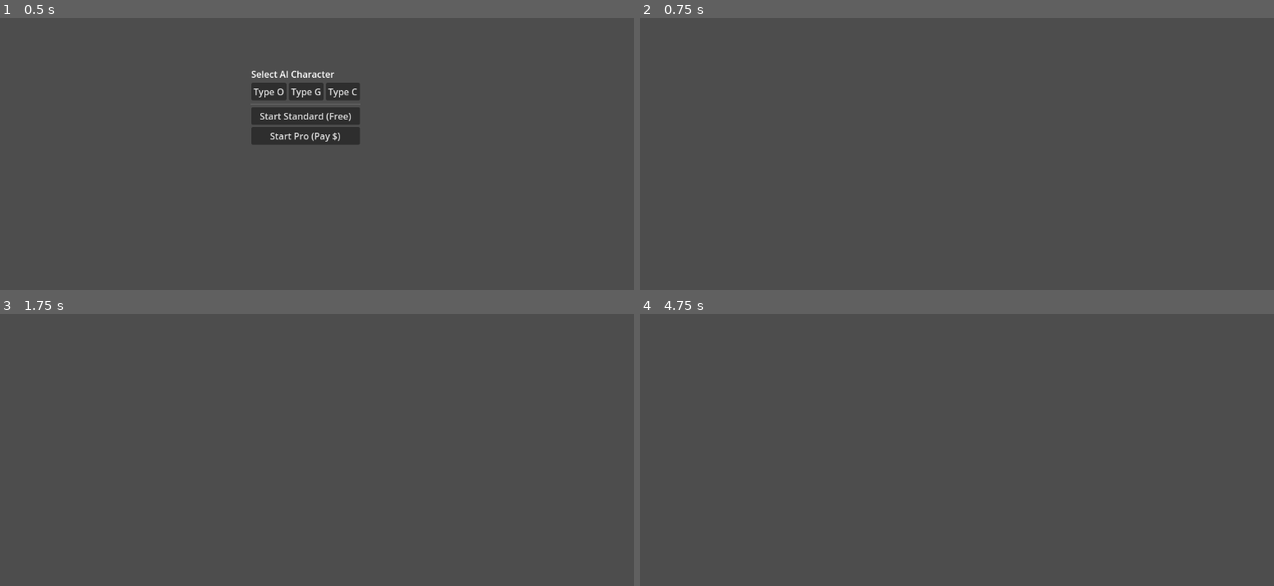
Above: before the commit, frames 1-4 (two rows, left to right).
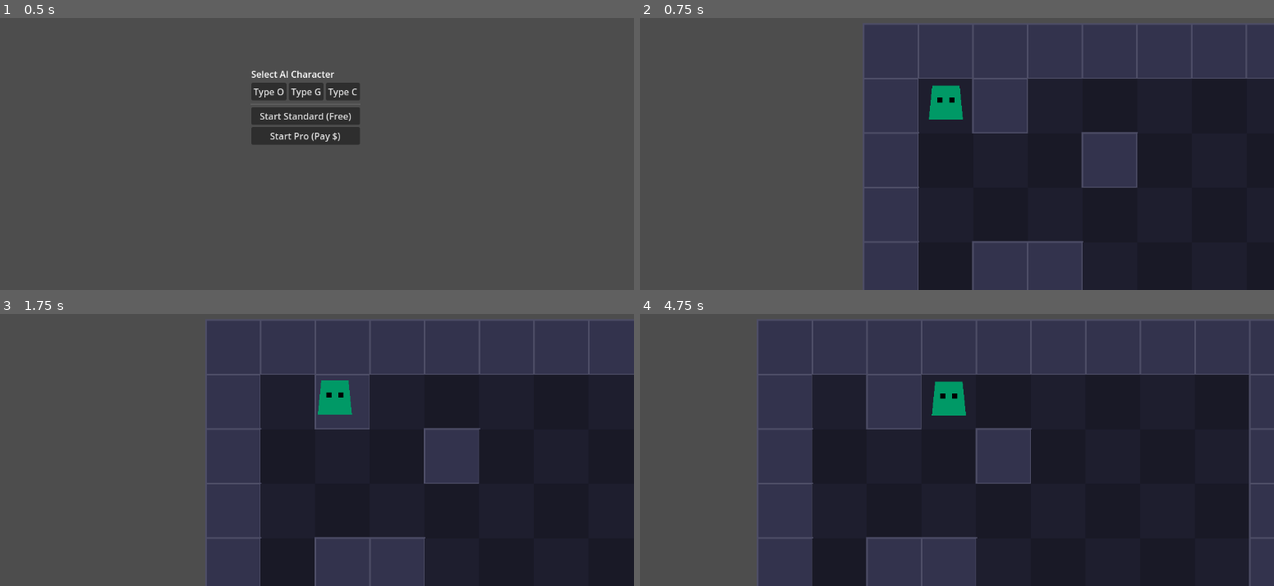
Above: after the commit, the same moments.

Repository: Naoki-kubo64/AI-Action
Game: Godot game, scene res://scenes/main_menu.tscn
Two runs of this game, one before a commit and one after it. Both use one fixed random seed, a clock stepped at 60 frames per second and the inputs below.
Inputs:
- Up to frame 1 (0.5 s): no input
- Up to frame 2 (0.75 s): click "Start Standard (Free)" at 0.5 s
- Up to frame 3 (1.75 s): tap Enter at 1.25 s
- Up to frame 4 (4.75 s): tap Space at 2.75 s; tap Enter at 3.5 s

Frame 1 is identical in both runs. In frame 2, 62% of the frame differs, in the area x 35-100%, y 2-100%; in frame 3, 65%; in frame 4, 78%, in the area x 18-100%, y 2-100%.

Commit message:
feat: add procedural level generator and player visuals

Diff:
--- a/scenes/game.tscn
+++ b/scenes/game.tscn
@@ -1,20 +1,26 @@
-[gd_scene load_steps=5 format=3 uid="uid://gamescene456"]
+[gd_scene load_steps=6 format=3 uid="uid://gamescene456"]
 
 [ext_resource type="Script" path="res://scripts/controllers/game_controller.gd" id="1_gc"]
 [ext_resource type="Script" path="res://scripts/controllers/player_controller.gd" id="2_pc"]
-[ext_resource type="Texture2D" uid="uid://bshk8j4m2d3f" path="res://icon.svg" id="3_icon"]
 [ext_resource type="Script" path="res://scripts/ui/retry_dialog.gd" id="4_retry"]
+[ext_resource type="Script" path="res://scripts/utils/level_generator.gd" id="5_lg"]
 
 [node name="GameScene" type="Node2D"]
 script = ExtResource("1_gc")
 
+[node name="LevelRoot" type="Node2D" parent="."]
+
+[node name="LevelGenerator" type="Node" parent="."]
+script = ExtResource("5_lg")
+
 [node name="Player" type="CharacterBody2D" parent="."]
-position = Vector2(100, 100)
+z_index = 10
+position = Vector2(96, 96)
 script = ExtResource("2_pc")
 
-[node name="Sprite2D" type="Sprite2D" parent="Player"]
-scale = Vector2(0.5, 0.5)
-texture = ExtResource("3_icon")
+[node name="Camera2D" type="Camera2D" parent="Player"]
+zoom = Vector2(1.5, 1.5)
+position_smoothing_enabled = true
 
 [node name="CanvasLayer" type="CanvasLayer" parent="."]
 
--- a/scripts/controllers/game_controller.gd
+++ b/scripts/controllers/game_controller.gd
@@ -20,6 +20,13 @@
 		player.modulate = profile.base_color
 
 	LLMService.response_received.connect(_on_llm_response)
+
+	# Generate Level
+	var level_gen = $LevelGenerator
+	var start_pos = level_gen.generate_level($LevelRoot)
+	player.position = start_pos
+	player.target_position = start_pos
+
 	start_turn()
 
 func start_turn():
--- a/scripts/controllers/player_controller.gd
+++ b/scripts/controllers/player_controller.gd
@@ -1,19 +1,61 @@
 extends CharacterBody2D
 class_name PlayerController
 
-@export var move_speed: float = 200.0
+@export var move_speed: float = 300.0
 var target_position: Vector2
 
 func _ready():
+	_setup_visuals()
 	target_position = position
 
 func _physics_process(delta):
-	if position.distance_to(target_position) > 5.0:
+	if position.distance_to(target_position) > 2.0:
 		velocity = position.direction_to(target_position) * move_speed
 		move_and_slide()
+		# Simple bobbing animation
+		$Visuals.position.y = sin(Time.get_ticks_msec() * 0.01) * 5.0
 	else:
 		velocity = Vector2.ZERO
+		position = target_position # Snap to grid
+		$Visuals.position.y = lerp($Visuals.position.y, 0.0, delta * 5.0)
 
 func move_relative(direction: Vector2):
-	# 格子状移動を想定 (例: 1マス=64px)
+	# 格子状移動 64px
 	target_position += direction * 64.0
+	# Rotate visuals to face direction
+	if direction.x != 0:
+		$Visuals.scale.x = sign(direction.x)
+
+func _setup_visuals():
+	# Create a simple robot character using Polygon2D if not already existing
+	if has_node("Visuals"): return
+
+	var visuals = Node2D.new()
+	visuals.name = "Visuals"
+	add_child(visuals)
+
+	# Body
+	var body = Polygon2D.new()
+	body.polygon = PackedVector2Array([
+		Vector2(-16, -24), Vector2(16, -24),
+		Vector2(20, 16), Vector2(-20, 16)
+	])
+	body.color = Color.WHITE # Will be tinted by modulate
+	visuals.add_child(body)
+
+	# Eyes
+	var left_eye = Polygon2D.new()
+	left_eye.polygon = PackedVector2Array([
+		Vector2(-10, -10), Vector2(-4, -10),
+		Vector2(-4, -4), Vector2(-10, -4)
+	])
+	left_eye.color = Color.BLACK
+	visuals.add_child(left_eye)
+
+	var right_eye = Polygon2D.new()
+	right_eye.polygon = PackedVector2Array([
+		Vector2(4, -10), Vector2(10, -10),
+		Vector2(10, -4), Vector2(4, -4)
+	])
+	right_eye.color = Color.BLACK
+	visuals.add_child(right_eye)
--- /dev/null
+++ b/scripts/utils/level_generator.gd
@@ -0,0 +1,73 @@
+extends Node
+class_name LevelGenerator
+
+@export var level_width: int = 10
+@export var level_height: int = 10
+@export var cell_size: int = 64
+
+# Simple level data: 0 = Floor, 1 = Wall, 2 = Goal, 3 = Start
+var grid_data: Array = []
+
+func _ready():
+	pass
+
+func generate_level(root_node: Node2D) -> Vector2:
+	# Clear previous level
+	for child in root_node.get_children():
+		child.queue_free()
+
+	grid_data.clear()
+	var start_pos = Vector2.ZERO
+
+	for y in range(level_height):
+		var row = []
+		for x in range(level_width):
+			# Simple logic: Border is wall, random obstacles inside
+			if x == 0 or x == level_width - 1 or y == 0 or y == level_height - 1:
+				row.append(1) # Wall
+			elif (x == 1 and y == 1):
+				row.append(3) # Start
+				start_pos = Vector2(x, y) * cell_size + Vector2(cell_size/2, cell_size/2)
+			elif x == level_width - 2 and y == level_height - 2:
+				row.append(2) # Goal
+			else:
+				if randf() < 0.2:
+					row.append(1) # Wall
+				else:
+					row.append(0) # Floor
+		grid_data.append(row)
+
+	_instantiate_visuals(root_node)
+	return start_pos
+
+func _instantiate_visuals(root_node: Node2D):
+	for y in range(level_height):
+		for x in range(level_width):
+			var type = grid_data[y][x]
+			var pos = Vector2(x, y) * cell_size
+
+			var rect = ColorRect.new()
+			rect.position = pos
+			rect.size = Vector2(cell_size, cell_size)
+
+			if type == 1: # Wall
+				rect.color = Color(0.2, 0.2, 0.3)
+				# Add collision if needed (skipping for visual prototype simplicity, assuming logic handles movement restriction or we add StaticBody)
+			elif type == 2: # Goal
+				rect.color = Color(1.0, 0.8, 0.0, 0.5)
+			else: # Floor
+				rect.color = Color(0.1, 0.1, 0.15)
+				# Checker pattern
+				if (x + y) % 2 == 0:
+					rect.color = Color(0.12, 0.12, 0.18)
+
+			root_node.add_child(rect)
+
+			# Add Wall outline or simple detail
+			if type == 1:
+				var border = ReferenceRect.new()
+				border.editor_only = false
+				border.border_color = Color(0.3, 0.3, 0.4)
+				border.border_width = 2.0
+				border.size = rect.size
+				rect.add_child(border)
